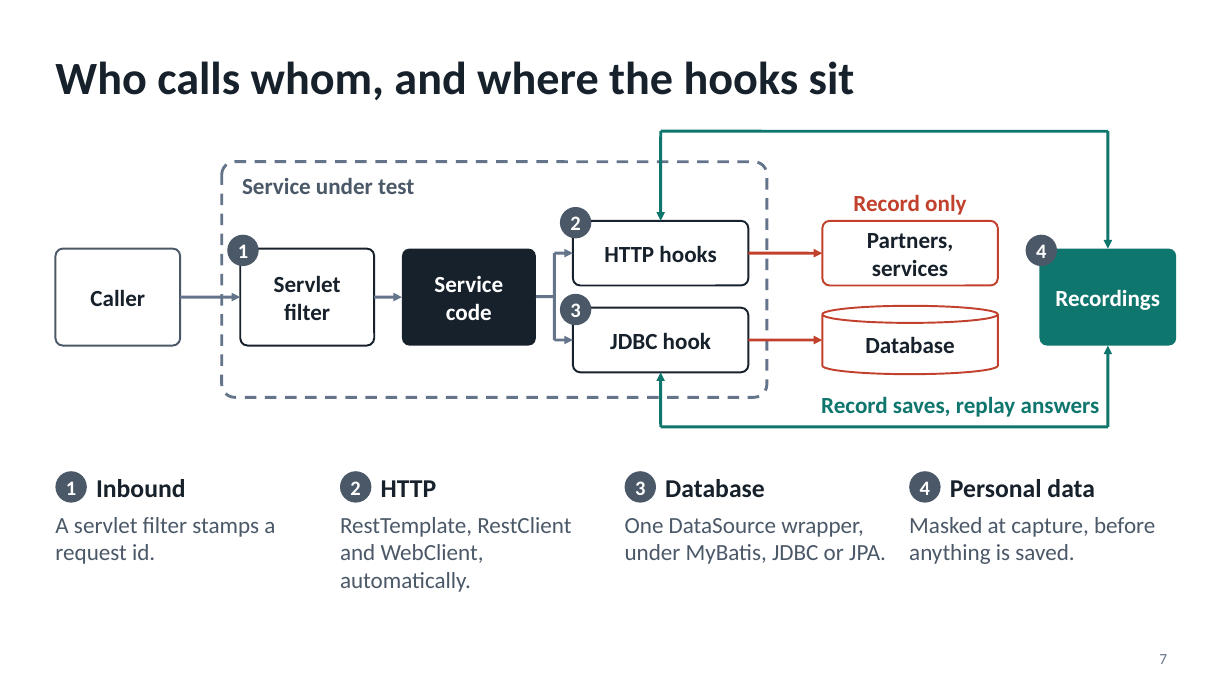
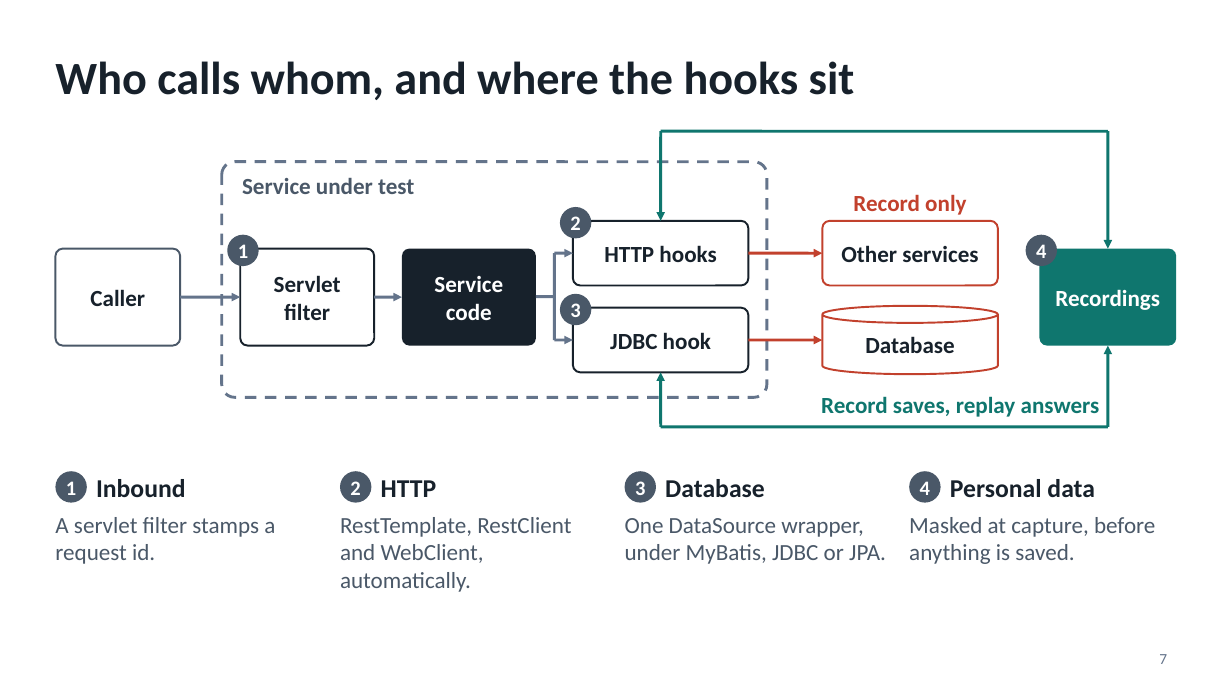
Before and after one commit to mgavr/regtests-prototype, a slide deck: slide 7 of docs/presentation/regtests-prototype.pptx. Drawn at 1232x693 pixels with LibreOffice and Linux fonts; fonts in the diff are those of the drawing. Boxes give left, top, right and bottom in pixels: in the first picture for what was removed or moved away, otherwise in the second. Text is boxed around its words. In the diff, an @@ line names an element or a change of style, - is before the commit and + after.

```diff
--- a/docs/presentation/regtests-prototype.pptx
+++ b/docs/presentation/regtests-prototype.pptx
@@ text in rounded rectangle at (841, 245, 978, 262): text changed @@
-Partners, services
+Other services
```
Also in this commit, not shown: 1 other slide changed, 1 other file.
